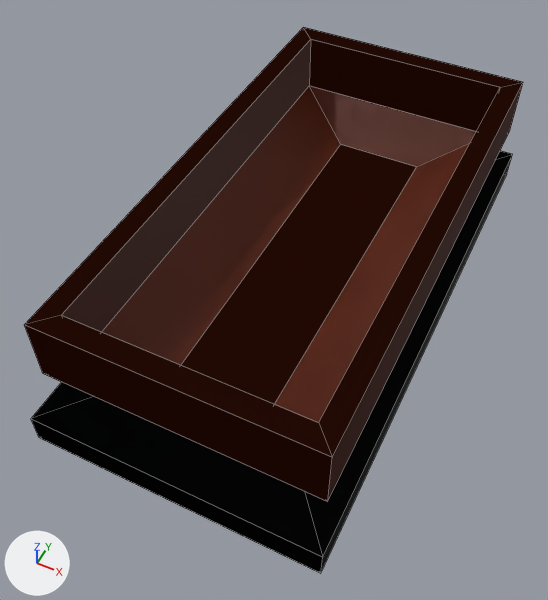
The Blender file Art/Tiles/Wagon.blend: old version first, new version second.
Both versions are drawn from a camera (50 mm lens) standing at (0.23, -0.55, 0.837) and looking at (-0.021, -0.046, 0.208). The axes (+X, +Y, +Z) are drawn at lower left. The lights are the same throughout. Mesh edges are drawn as thin lines.

Script lines for the objects in view, before the commit:
```python
me_cube = bpy.data.meshes.new('Cube')
me_cube.from_pydata(...)  # 60 vertices, 52 faces; spans x -0.15..0.15, y -0.3..0.3, z 0.09..0.347
# faces by material slot: [21, 17, 14]
me_cube.materials.append(mat_hopper)  # brown #75311b
me_cube.materials.append(mat_carriage)  # black #121418
me_cube.materials.append(mat_wheels)  # white #e7e7e7
ob_wagon = bpy.data.objects.new('wagon', me_cube)
ob_wagon.location = (0.0, 0.0, 0.0)
_m = ob_wagon.modifiers.new('EdgeSplit', 'EDGE_SPLIT')
_m.use_edge_angle = False
_m = ob_wagon.modifiers.new('Mirror', 'MIRROR')
```
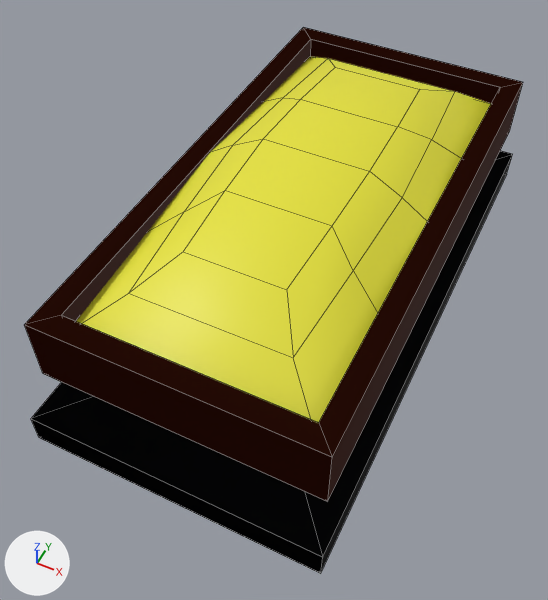
Changed parts and their boxes [x1, y1, x2, y2] in the pictures (548 x 600 px):
'Contents', added (yellow): after [76, 56, 491, 423]

The change, as a diff of the scene's bpy script:
```diff
--- a/Art/Tiles/Wagon.blend.py
+++ b/Art/Tiles/Wagon.blend.py
@@ mat_grain @@
+mat_grain = principled_material('Grain')
+mat_grain.base_color = (0.8, 0.766, 0.037)  # yellow #e7e336
@@ me_plane @@
+me_plane.from_pydata(...)  # 30 vertices, 24 faces; spans x -0.139..0.139, y -0.254..0.254, z 0.323..0.383
+me_plane.polygons.foreach_set('use_smooth', [True] * 24)
+me_plane.materials.append(mat_grain)  # yellow #e7e336
@@ ob_contents @@
+ob_contents = bpy.data.objects.new('Contents', me_plane)
+ob_contents.location = (0.0, 0.0, 0.0)
```
